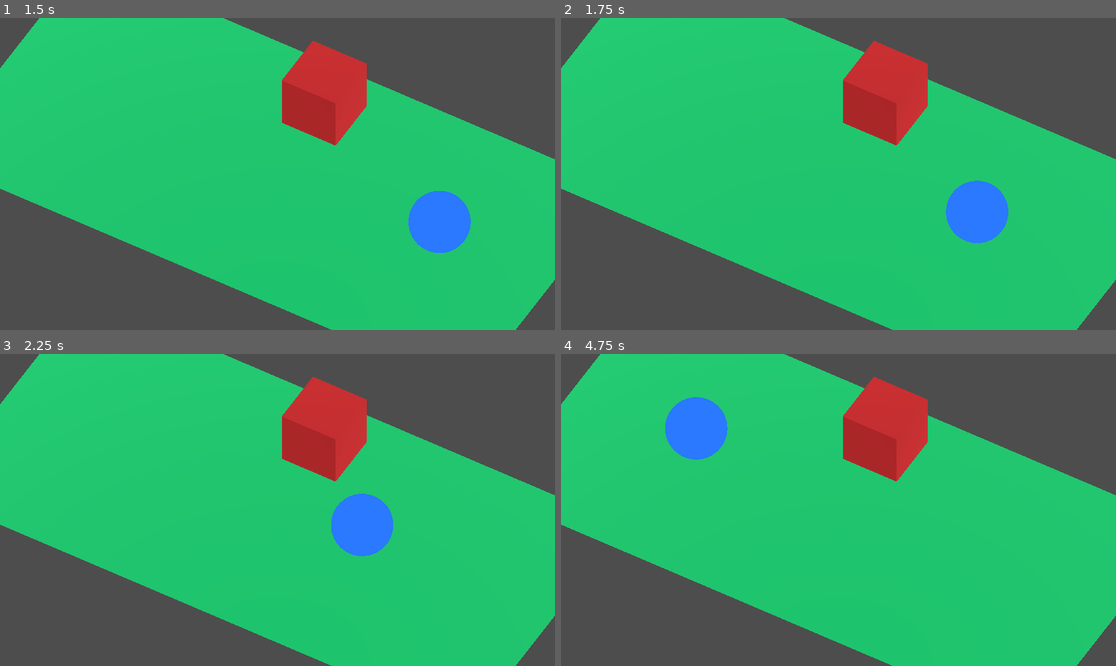
Above: before the commit, frames 1-4 (two rows, left to right).
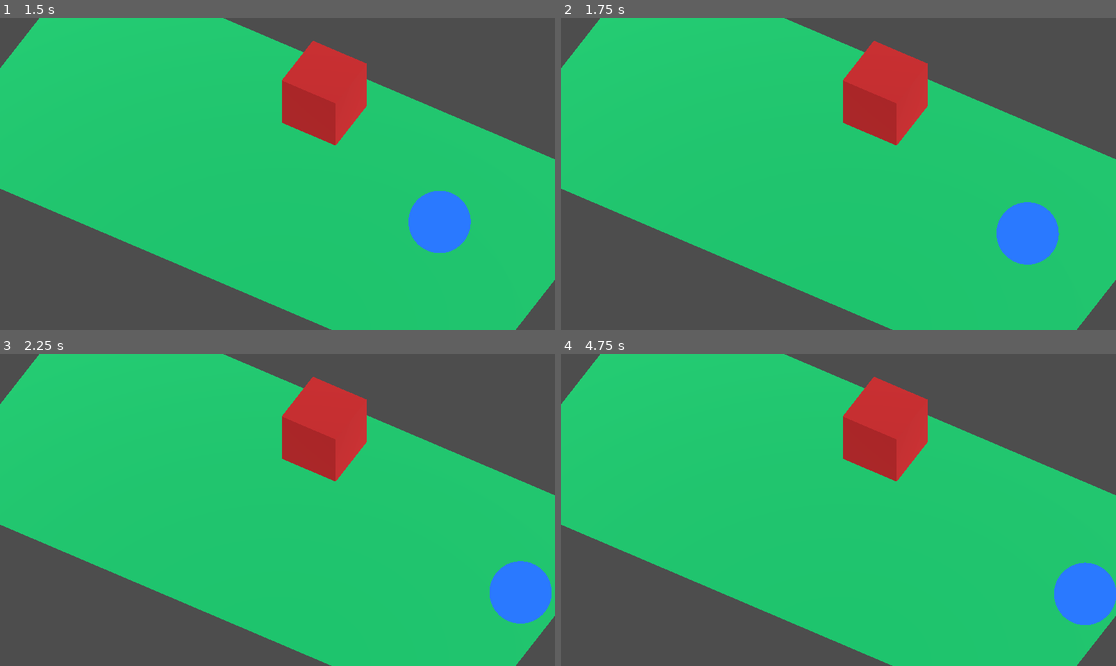
Above: after the commit, the same moments.

Repository: kvu787/VsyncStutterTest
Game: Godot game, scene res://Main.tscn
Same seed, same stepped clock (60 frames per second), same inputs: the game is played once before the commit and once after it.
Inputs:
- Up to frame 1 (1.5 s): no input
- Up to frame 2 (1.75 s): no input
- Up to frame 3 (2.25 s): no input
- Up to frame 4 (4.75 s): no input

Frame 1 is identical in both runs. In frame 2, 3.4% of the frame differs, in the area x 69-90%, y 52-80%; in frame 3, 3.5%; in frame 4, 3.5%, in the area x 18-100%, y 13-87%.

Commit message:
Increase travel distance so that direction changes happen off-screen

Diff:
--- a/Godot/Sphere.gd
+++ b/Godot/Sphere.gd
@@ -3,7 +3,7 @@
 extends MeshInstance3D
 
 const Speed: float = 8.0
-const TravelDistance: float = 3.0
+const TravelDistance: float = 7.0
 
 var Direction: int
 var FrameCount: int
